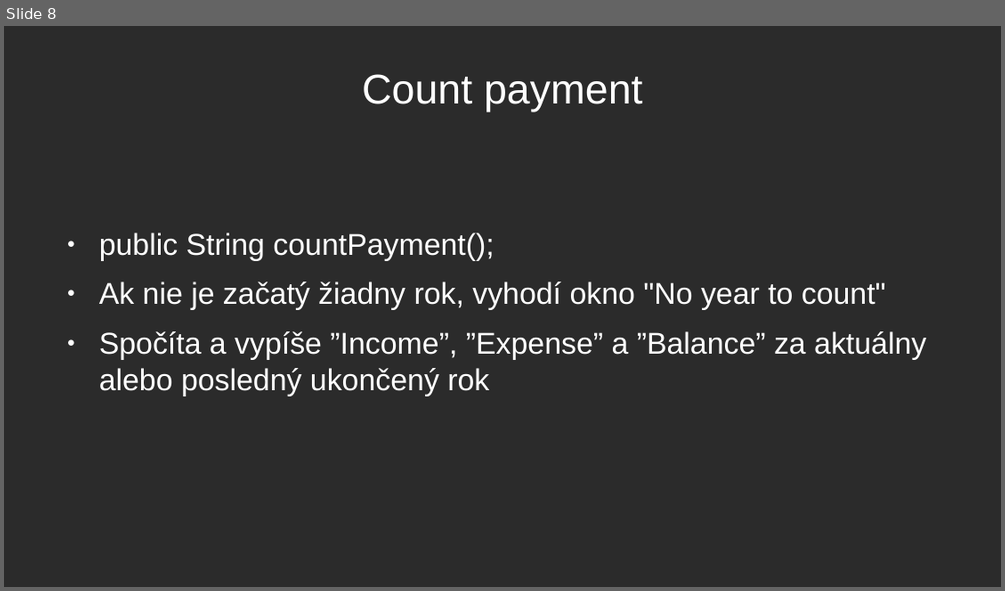
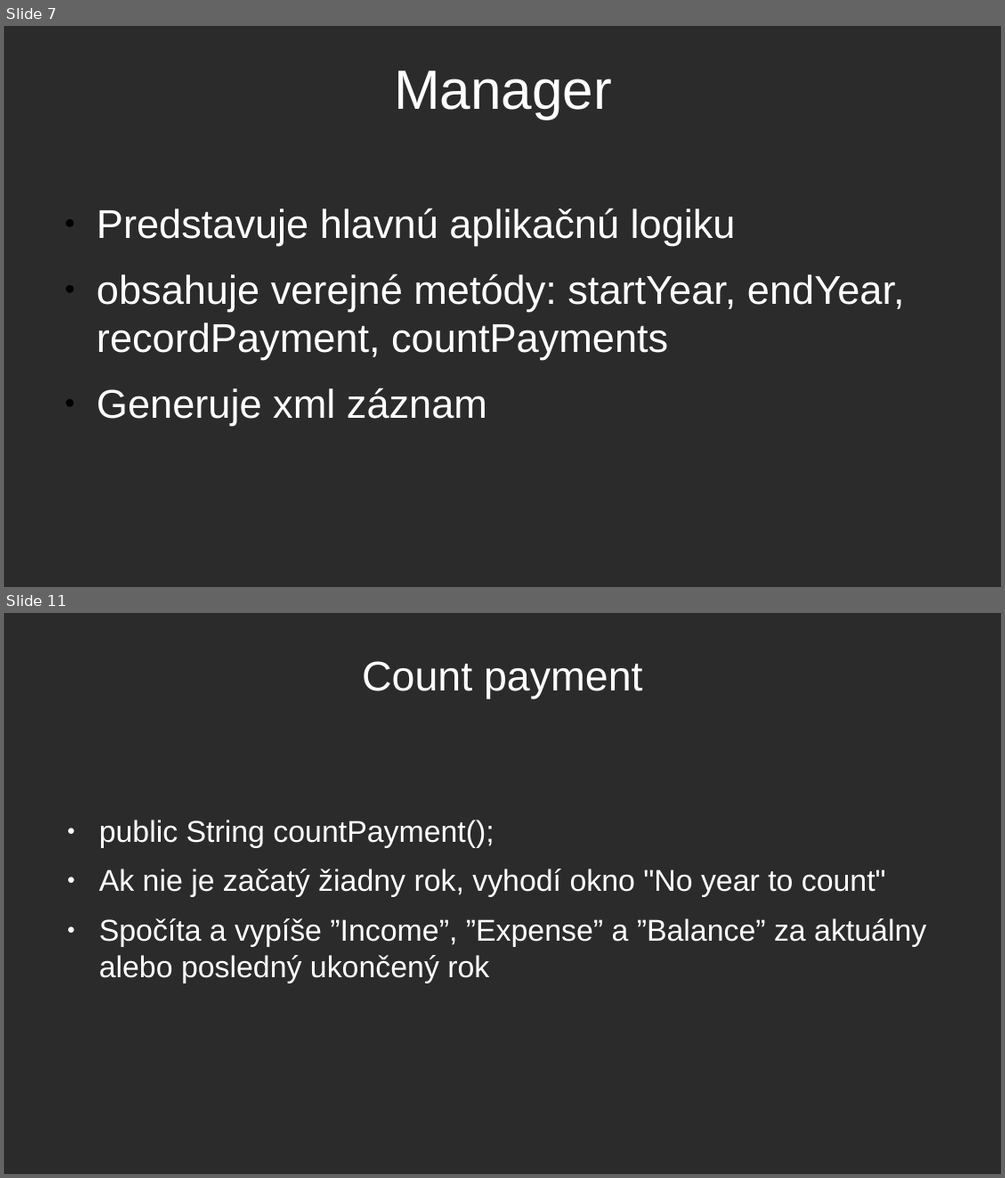
Before and after one commit to XuuRee/apk-AccountG, a slide deck: Evidence_prijmu_a_vydaju/Obhajoba_prezentace.odp. Shown one above the other, each under a label of ours: slide 8 before the commit, slides 7 and 11 after it; the slides between them are not shown. The pictures are 1005x591 and 1005x1178 pixels, drawn with LibreOffice and Linux fonts; fonts in the diff are those of the drawing; background and template pictures are left out; a plain dark background stands for a picture behind light text. Boxes give left, top, right and bottom in pixels: in the first picture for what was removed or moved away, otherwise in the second. Text is boxed around its words. In the diff, an @@ line names an element or a change of style, - is before the commit and + after.

```diff
--- a/Evidence_prijmu_a_vydaju/Obhajoba_prezentace.odp
+++ b/Evidence_prijmu_a_vydaju/Obhajoba_prezentace.odp
@@ slide 7 added at <box>4,26,1001,587</box>, background picture (left out) @@
@@ title added at <box>394,70,612,119</box>, 44 pt, text #FFFFFF @@
+Manager
@@ text added at <box>97,208,905,426</box>, 32 pt, text #FFFFFF @@
+● Predstavuje hlavnú aplikačnú logiku
+● obsahuje verejné metódy: startYear, endYear, recordPayment, countPayments
+● Generuje xml záznam
@@ what was slide 8 is now slide 11 @@
```
Also in this commit, not shown: 4 slides changed, 2 other slides added, 34 other files.
